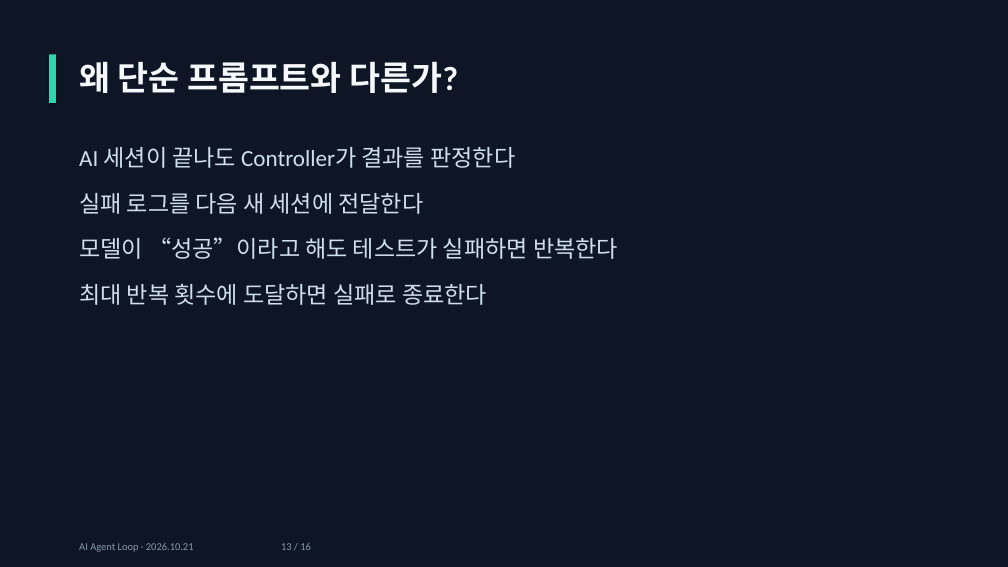
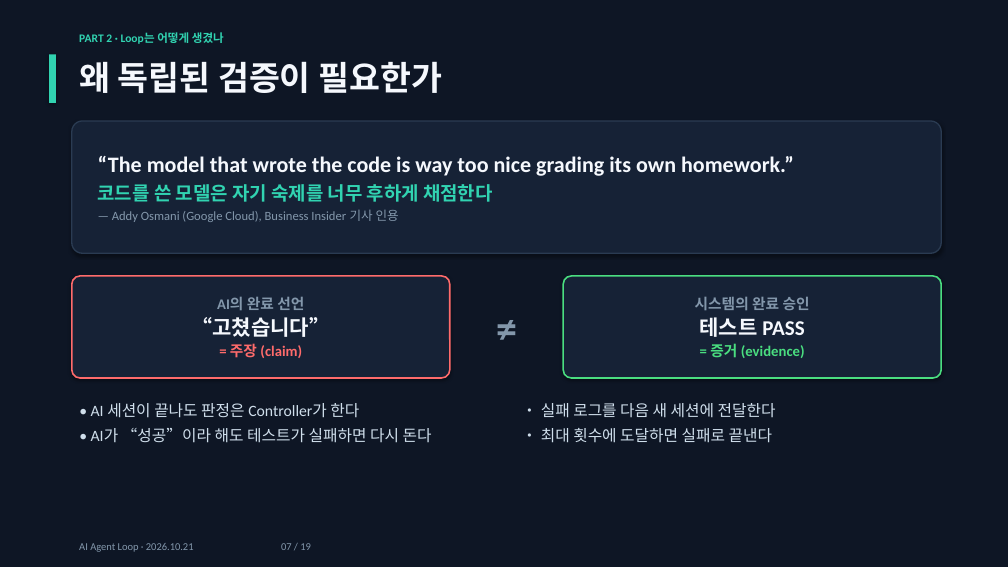
Before and after one commit to jaewon-i/kiro-agent-loop-demo, a slide deck: slide 7 of docs/AI_Agent_Loop.pptx (slide 13 before the commit). Drawn at 1008x567 pixels with LibreOffice and Linux fonts; fonts in the diff are those of the drawing. Boxes give left, top, right and bottom in pixels: in the first picture for what was removed or moved away, otherwise in the second. Text is boxed around its words. In the diff, an @@ line names an element or a change of style, - is before the commit and + after.

```diff
--- a/docs/AI_Agent_Loop.pptx
+++ b/docs/AI_Agent_Loop.pptx
@@ text added at (79,32,224,44), 11 pt, text #31D3B1, bold @@
+PART 2 · Loop는 어떻게 생겼나
@@ text at (79,61,443,93): text changed @@
-왜 단순 프롬프트와 다른가?
+왜 독립된 검증이 필요한가
@@ rounded rectangle added at (72,121,941,253), fill #162236, outline #2A3B52 1.25 pt, 21 pt, text #F5F8FD, bold @@
+“The model that wrote the code is way too nice grading its own homework.”
+코드를 쓴 모델은 자기 숙제를 너무 후하게 채점한다
+— Addy Osmani (Google Cloud), Business Insider 기사 인용
@@ rounded rectangle added at (72,276,450,378), fill #162236, outline #FF6B6B 1.5 pt, 14 pt, text #FF6B6B, bold @@
+AI의 완료 선언
+“고쳤습니다”
+= 주장 (claim)
@@ text added at (450,276,563,378), 40 pt, text #8397AB, bold @@
+≠
@@ rounded rectangle added at (563,276,941,378), fill #162236, outline #4ADE80 1.5 pt, 14 pt, text #4ADE80, bold @@
+시스템의 완료 승인
+테스트 PASS
+= 증거 (evidence)
@@ text added at (91,403,432,443), 15 pt, text #CFDEEB @@
+• AI 세션이 끝나도 판정은 Controller가 한다
+• AI가 “성공”이라 해도 테스트가 실패하면 다시 돈다
@@ text at (541,403,776,443): text changed; size 22 to 15 pt @@
-AI 세션이 끝나도 Controller가 결과를 판정한다
-실패 로그를 다음 새 세션에 전달한다
-모델이 “성공”이라고 해도 테스트가 실패하면 반복한다
-최대 반복 횟수에 도달하면 실패로 종료한다
+• 실패 로그를 다음 새 세션에 전달한다
+• 최대 횟수에 도달하면 실패로 끝낸다
@@ text at (79,543,311,552): text changed @@
-AI Agent Loop · 2026.10.21 13 / 16
+AI Agent Loop · 2026.10.21 07 / 19
```
Also in this commit, not shown: 10 other slides changed, 8 slides added, 5 slides removed.
